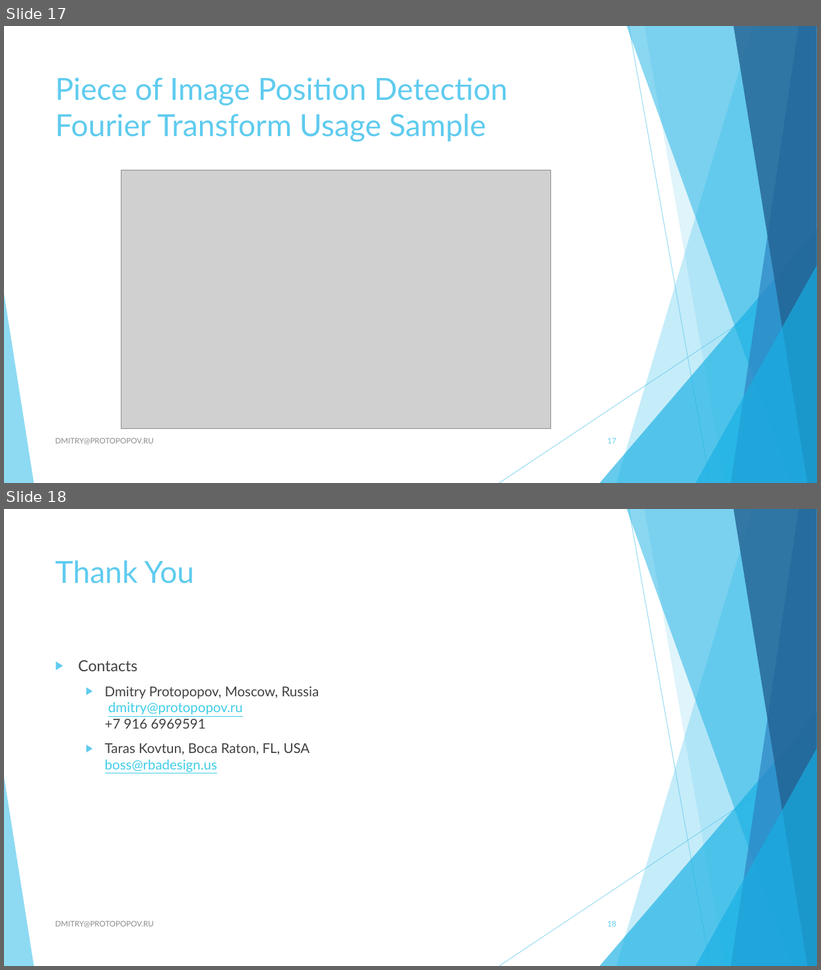
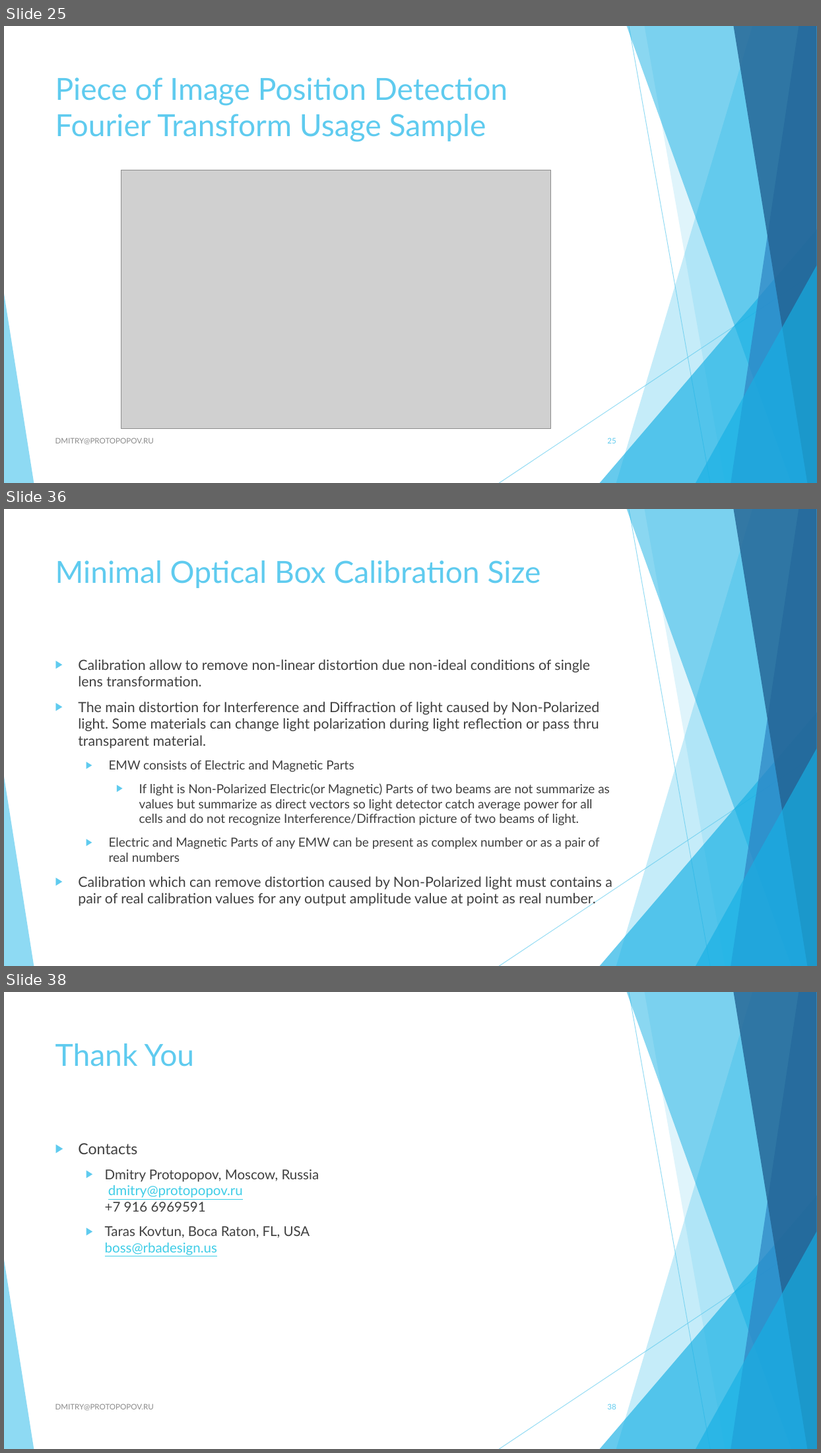
Before and after one commit to dprotopopov/lensProject, a slide deck: Presentations/Optical Box for Optical Computing.pptx. Shown one above the other, each under a label of ours: slides 17 and 18 before the commit, slides 25, 36 and 38 after it; the slides between them are not shown. The pictures are 821x970 and 821x1453 pixels, drawn with LibreOffice and Linux fonts; fonts in the diff are those of the drawing; grey boxes stand for pictures. Boxes give left, top, right and bottom in pixels: in the first picture for what was removed or moved away, otherwise in the second. Text is boxed around its words. In the diff, an @@ line names an element or a change of style, - is before the commit and + after.

```diff
--- a/Presentations/Optical Box for Optical Computing.pptx
+++ b/Presentations/Optical Box for Optical Computing.pptx
@@ slide 36 added at (4,509,817,966), background #FFFFFF; not listed: 10 template elements that a slide beside it also shows @@
@@ title added at (55,560,541,588), 36 pt, text #5FCBEF @@
+Minimal Optical Box Calibration Size
@@ text added at (78,659,613,908), 16.6 pt, text #404040 @@
+▶ Calibration allow to remove non-linear distortion due non-ideal conditions of single lens transformation.
+    ▶ The main distortion for Interference and Diffraction of light caused by Non-Polarized light. Some materials can change light polarization during light reflection or pass thru transparent material.
+      ▶ EMW consists of Electric and Magnetic Parts
+        ▶ If light is Non-Polarized Electric(or Magnetic) Parts of two beams are not summarize as values but summarize as direct vectors so light detector catch average power for all cells and do not recognize Interference/Diffraction picture of two beams of light.
+      ▶ Electric and Magnetic Parts of any EMW can be present as complex number or as a pair of real numbers
+    ▶ Calibration which can remove distortion caused by Non-Polarized light must contains a pair of real calibration values for any output amplitude value at point as real number.
@@ what was slide 17 is now slide 25 @@
@@ page number at (607,438,616,444): text changed @@
-17
+25
@@ what was slide 18 is now slide 38 @@
@@ page number at (607,1404,616,1410): text changed @@
-18
+38
```
Also in this commit, not shown: 1 slide changed, 19 other slides added, 51 other files.
